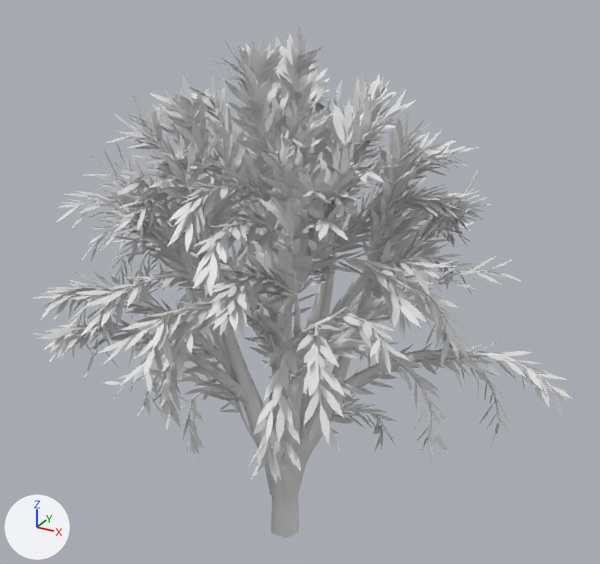
An edit to the Blender file Assets/Models/Environment/tree 3.blend, drawn before and after from the same camera.
Camera for both pictures: a 50 mm camera at (4.53, -7.82, 7.6) aimed at (0.1, 0.24, 3.57). The axes (+X, +Y, +Z) are drawn at lower left. The lights are the same throughout.

Names of what the first picture shows: 'leaves', 'tree'.
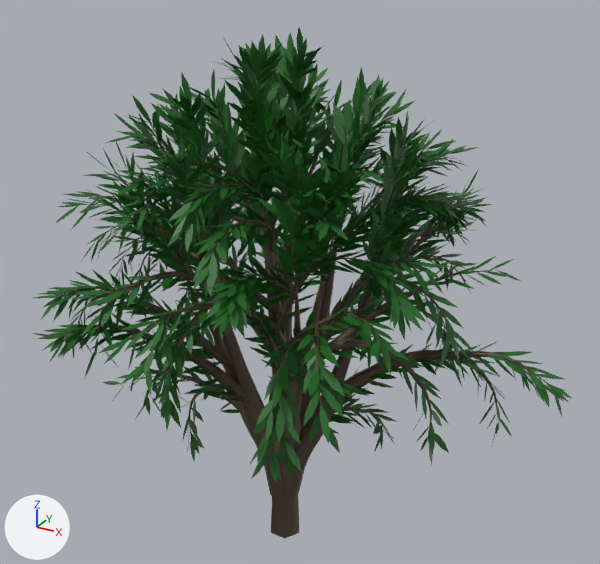
Boxes [x1, y1, x2, y2] around the edits, measured in the pictures (600 x 564 px):
'leaves', recoloured (grey to green): [33, 27, 572, 482] in both

The change, as a list of edits to the scene's bpy script:
```text
Add mat_material_001:
    mat_material_001 = principled_material('Material.001')
    mat_material_001.base_color = (0.0871, 0.0578, 0.0349)  # brown #534434
Add mat_material_003:
    mat_material_003 = principled_material('Material.003')
    mat_material_003.base_color = (0.0128, 0.124, 0.0124)  # dark green #1e631d
Change me_leaves:
    where me_leaves.from_pydata(...)  # 25218 vertices, 8406 faces; spans x -3.06..3.43, y -2.49..2.76, z 0.57..6.56
    add me_leaves.materials.append(mat_material_003)  # dark green #1e631d
Change cu_tree:
    add cu_tree.materials.append(mat_material_001)  # brown #534434
```
